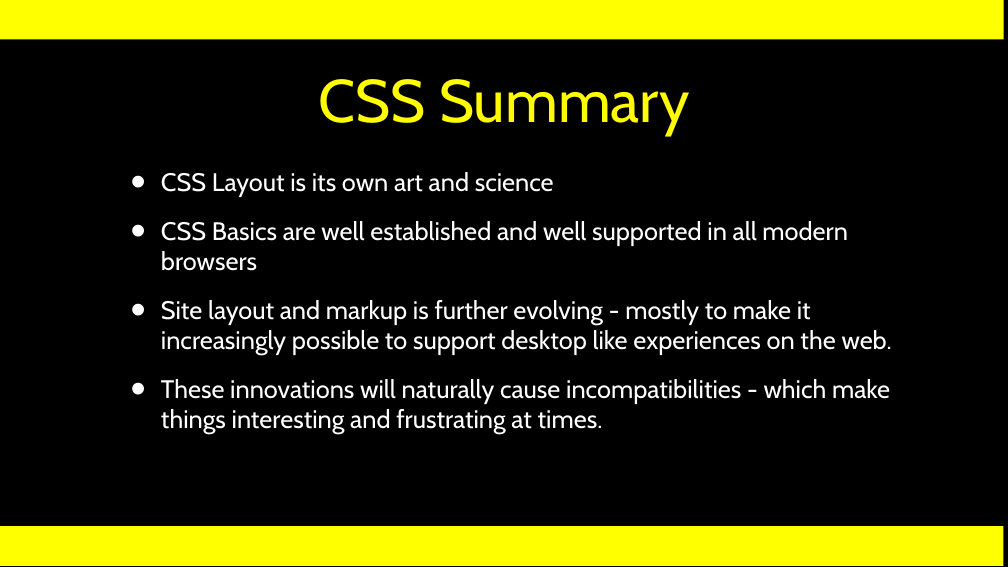
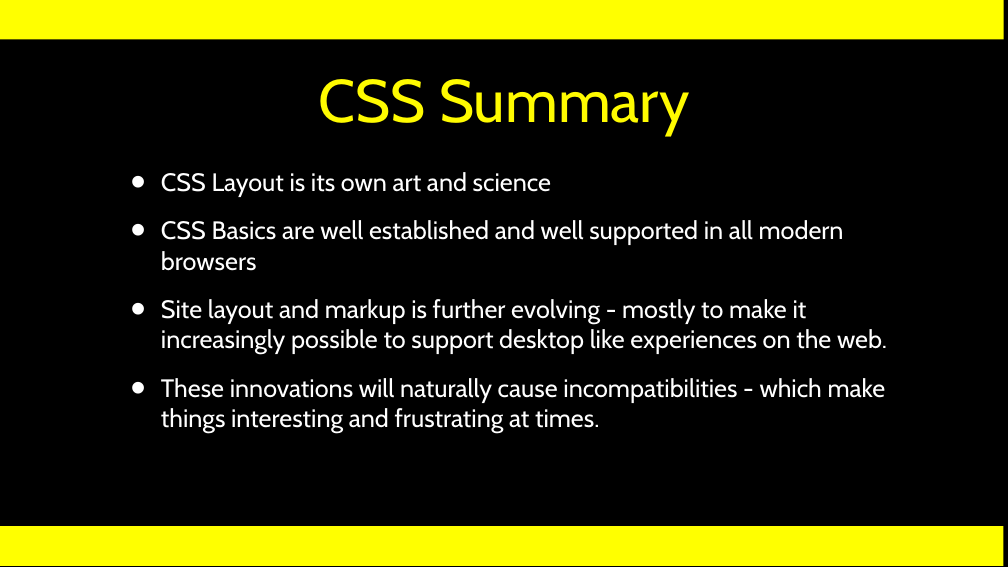
Before and after one commit to csev/wa4e, a slide deck: slide 30 of lectures/Web-03-CSS.ppt (slide 33 before the commit). Drawn at 1008x567 pixels with LibreOffice and Linux fonts; fonts in the diff are those of the drawing. Boxes give left, top, right and bottom in pixels: in the first picture for what was removed or moved away, otherwise in the second. Text is boxed around its words. In the diff, an @@ line names an element or a change of style, - is before the commit and + after.

```diff
--- a/lectures/Web-03-CSS.ppt
+++ b/lectures/Web-03-CSS.ppt
@@ text "CSS Layout is its own ..." at bbox=[161, 172, 887, 433]: size 18.2 to 18 pt @@
```
Also in this commit, not shown: 8 other slides changed, 8 slides added, 11 slides removed, 1 other file.
